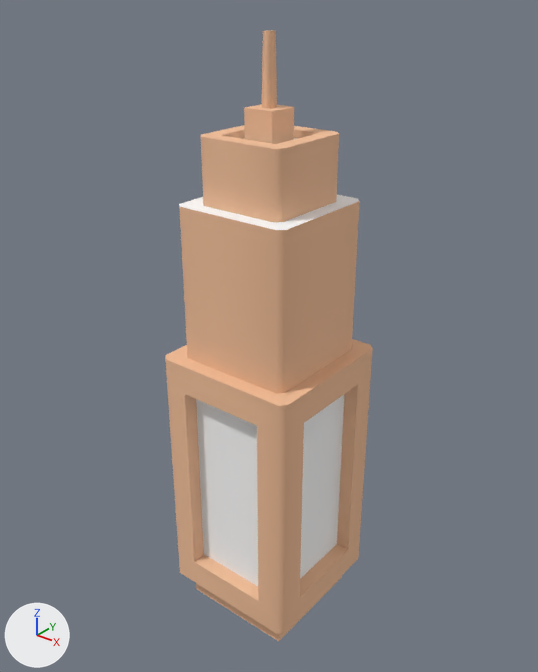
Renders of the glTF model assets/kenney/citycommercial/low-detail-building-m.glb from each side of a commit.
Before and after are seen from a 50 mm camera at (1.358, -1.703, 2.112) aimed at (-0.02, 0.02, 1.044). Lighting does not change. The marker at lower left points along +X, +Y and +Z. The first picture is the older version.

The scene before the commit, as lines of its bpy script (objects in view):
```python
me_low_detail_building_m = bpy.data.meshes.new('low-detail-building-m')
me_low_detail_building_m.from_pydata(...)  # 112 vertices, 188 faces; spans x -0.25..0.25, y -0.25..0.25, z 0.0..1.98
me_low_detail_building_m.materials.append(mat_colormap)
ob_low_detail_building_m = bpy.data.objects.new('low-detail-building-m', me_low_detail_building_m)
ob_low_detail_building_m.location = (0.0, 0.0, 0.0)
```
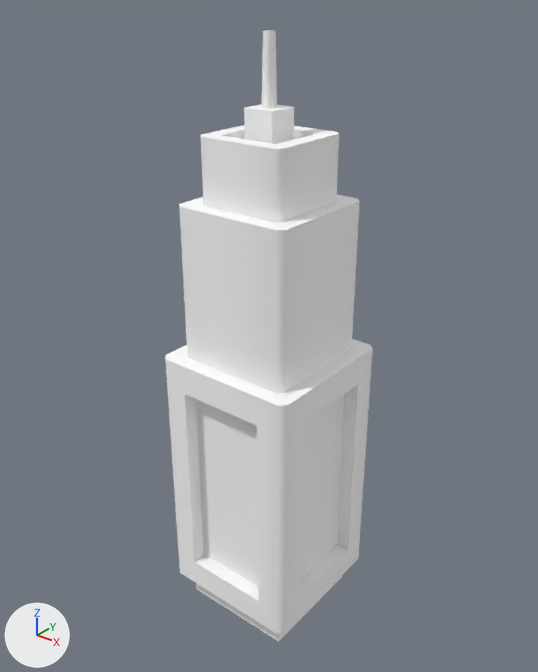
What the commit changed:
Material 'colormap.107' (mat_colormap_107) is new.
Its base color is (1.0, 1.0, 1.0) (white #ffffff).
Its roughness is 1.0.
me_low_detail_building_m has 112 vertices, 188 faces and spans x -0.25..0.25, y -0.25..0.25, z 0.0..1.98.
me_low_detail_building_m no longer uses material mat_colormap.
me_low_detail_building_m gains material mat_colormap_107 (white #ffffff).

Location of each change, (x1, y1, x2, y2) in pixels of the pictures (538 x 672 px):
'low-detail-building-m', recoloured (lighter)
    both: (165, 30, 373, 641)
